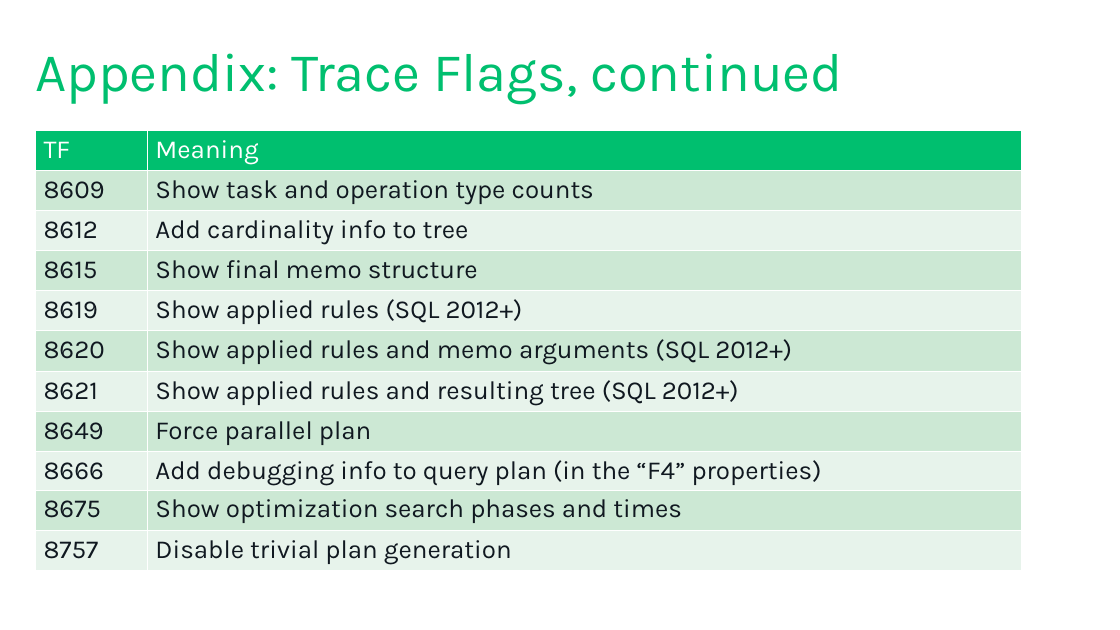
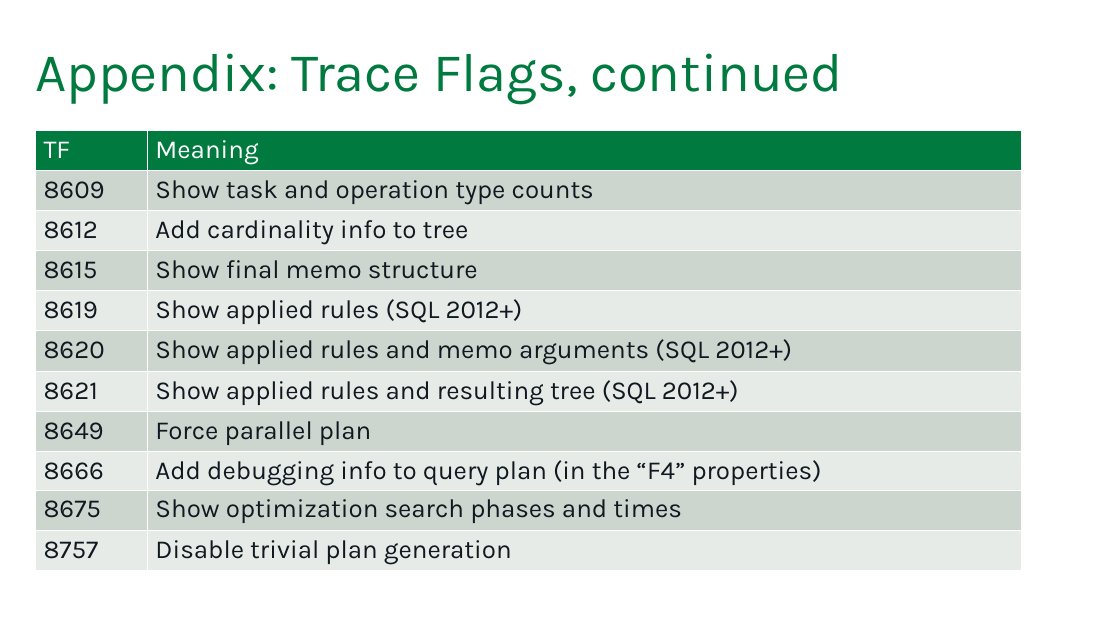
Before and after one commit to tf3604/OptimizerPresentation, a slide deck: slide 59 of Optimizer.pptx (slide 58 before the commit). Drawn at 1120x630 pixels with LibreOffice and Linux fonts; fonts in the diff are those of the drawing; background and template pictures are left out. Boxes give left, top, right and bottom in pixels: in the first picture for what was removed or moved away, otherwise in the second. Text is boxed around its words. In the diff, an @@ line names an element or a change of style, - is before the commit and + after.

```diff
--- a/Optimizer.pptx
+++ b/Optimizer.pptx
@@ title "Appendix: Trace Flags, continued" at [35, 53, 843, 105]: text colour #00BF6F to #007A3E @@
@@ table at [35, 130, 1021, 571] @@
@@ fill #00BF6F to #007A3E in row 1 @@
@@ fill #CCE8D5 to #CCD7CE in 10 cells @@
@@ fill #E7F4EB to #E7ECE8 in 10 cells @@
```
Also in this commit, not shown: 51 other slides changed, 1 slide added.
